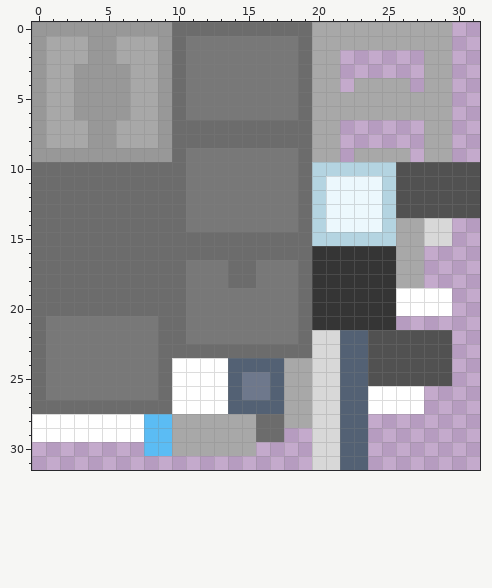
File history of a pixel-art sprite, src/main/resources/assets/telsdrinks/stationapi/textures/block/kettle.png. The first picture shows the starting point.
The file is 32x32 pixels.
After the commit:
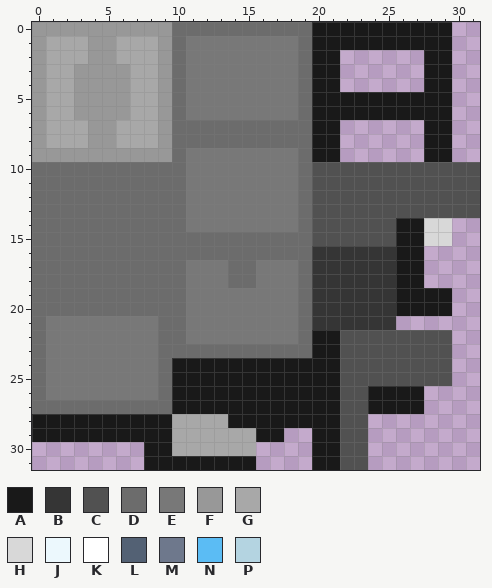
Palette (. is transparent): A #191919  B #353535  C #515151  D #6c6c6c  E #787878  F #989898  G #a8a8a8  H #d8d8d8  J #ecf8fd  K #ffffff  L #536174  M #6e788c  N #5bbcf4  P #b4d4e1
Difference:
y 0..1: x 20..29 GGGGGGGGGG -> AAAAAAAAAA
y 2..3: x 20..21 GG -> AA; x 28..29 GG -> AA
y 4: x 20..21 GG -> AA; x 23..26 GGGG -> ....; x 28..29 GG -> AA
y 5..6: x 20..29 GGGGGGGGGG -> AAAAAAAAAA
y 7..8: x 20..21 GG -> AA; x 28..29 GG -> AA
y 9: x 20..21 GG -> AA; x 23..26 GGGG -> ....; x 28..29 GG -> AA
y 10: x 20..25 PPPPPP -> CCCCCC
y 11..13: x 20..25 PJJJJP -> CCCCCC
y 14: x 20..27 PJJJJPGG -> CCCCCCAA
y 15: x 20..27 PPPPPPGG -> CCCCCCAA
y 16..18: x 26..27 GG -> AA
y 19..20: x 26..29 KKKK -> AAAA
y 22..23: x 20..23 HHLL -> AACC
y 24: x 10..23 KKKKLLLLGGHHLL -> AAAAAAAAAAAACC
y 25: x 10..23 KKKKLMMLGGHHLL -> AAAAAAAAAAAACC
y 26: x 10..27 KKKKLMMLGGHHLLKKKK -> AAAAAAAAAAAACCAAAA
y 27: x 10..27 KKKKLLLLGGHHLLKKKK -> AAAAAAAAAAAACCAAAA
y 28: x 0..9 KKKKKKKKNN -> AAAAAAAAAA; x 14..23 GGDDGGHHLL -> AAAAAAAACC
y 29: x 0..9 KKKKKKKKNN -> AAAAAAAAAA; x 16..17 DD -> AA; x 20..23 HHLL -> AACC
y 30: x 8..9 NN -> AA; x 20..23 HHLL -> AACC
y 31: x 8..15 ........ -> AAAAAAAA; x 20..23 HHLL -> AACC
Where, in picture pixels (left, top, right, bottom), the same in both pictures:
changed: (32, 22, 452, 470)
